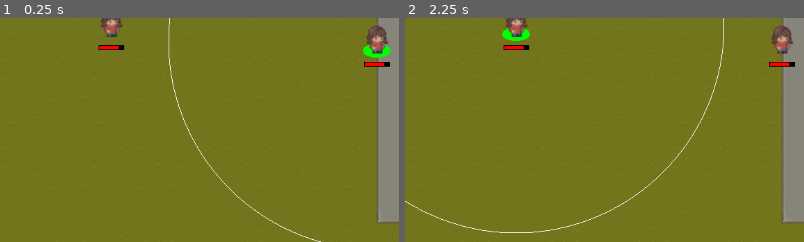
Above: before the commit, frames 1-2 (left to right).
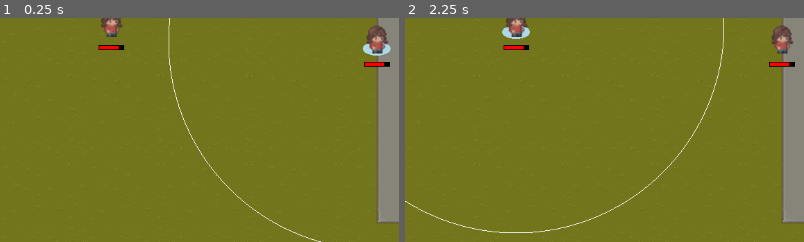
Above: after the commit, the same moments.

Repository: arlopurcell/tactical_artificer
Game: Godot game, scene res://root.tscn
Same seed, same stepped clock (60 frames per second), same inputs: the game is played once before the commit and once after it.
Inputs:
- Up to frame 1 (0.25 s): no input
- Up to frame 2 (2.25 s): click "End Turn" at 0.5 s; click "End Turn" at 1.25 s; click "End Turn" at 2 s
The pictures show only the part of the screen within x 6-56%, y 48-98%; the shares and areas given below are measured in that part.

The runs differ from the first frame. In frame 1, 0.3% of the frame differs, in the area x 90-98%, y 10-18%; in frame 2, 0.3%.

Commit message:
mob props refactor

Diff:
--- a/BeamSpell.gd
+++ b/BeamSpell.gd
@@ -18,12 +18,12 @@
 
 func _on_area_entered(area):
 	# TODO if it's a targetable thing
-	if state == STATE.TARGETING and area != get_parent():
+	if state == STATE.TARGETING and area != get_parent().find_child("MobProps"):
 		targetted[area] = null
 		area.highlight(Color.RED)
 
 func _on_area_exited(area):
-	if state == STATE.TARGETING and area != get_parent():
+	if state == STATE.TARGETING and area != get_parent().find_child("MobProps"):
 		targetted.erase(area)
 		area.unhighlight()
 
--- a/HealthBar.gd
+++ b/HealthBar.gd
@@ -2,6 +2,15 @@
 
 var height = 5.0
 var width = 35.0
+
+@export var color = Color.RED : set = _set_color, get = _get_color
+
+func _set_color(new_color):
+	color = new_color
+	queue_redraw()
+
+func _get_color():
+	return color
 
 var value = 1.0 : set = _set_value, get = _get_value
 
@@ -15,4 +24,4 @@
 
 func _draw():
 	draw_rect(Rect2(Vector2(-18., 29.), Vector2(width + 2., height + 2.)), Color.BLACK)
-	draw_rect(Rect2(Vector2(-17., 30.), Vector2(width * value, height)), Color.RED)
+	draw_rect(Rect2(Vector2(-17., 30.), Vector2(width * value, height)), color)
--- a/SelectionCircle.gd
+++ b/SelectionCircle.gd
@@ -1,6 +1,6 @@
 extends Node2D
 
-@export var color = Color.GREEN : set = _set_color, get = _get_color
+@export var color = Color.BLUE : set = _set_color, get = _get_color
 
 var radius = 20.0
 
--- a/TurnController.gd
+++ b/TurnController.gd
@@ -8,8 +8,6 @@
 func start_turns():
 	for child in get_children():
 		child.turn_ended.connect(_on_turn_ended)
-	print("starting turn for: ")
-	print(get_child(turn_index))
 	get_child(turn_index).start_turn()
 
 func end_turn():
--- a/mob.gd
+++ b/mob.gd
@@ -1,10 +1,13 @@
-extends Area2D
+extends Node2D
 
 @export var walking_speed = 50.0
 @export var movement_range = 300.0
 
 @onready
-var navigation_agent: NavigationAgent2D = $NavigationAgent2D
+var props = $MobProps
+
+@onready
+var navigation_agent: NavigationAgent2D = mp("NavigationAgent2D")
 
 signal turn_ended
 
@@ -13,12 +16,16 @@
 var health = 100.0 : set = _set_health, get = _get_health
 var max_health = 124.0
 
+
 func _get_health():
 	return health
 
+func mp(prop: String):
+	return props.find_child(prop)
+
 func _set_health(new_health):
 	health = new_health
-	$HealthBar.value = health / max_health
+	mp("HealthBar").value = health / max_health
 
 func damage(value):
 	anim_damage()
@@ -32,24 +39,22 @@
 func _ready():
 	navigation_agent.path_desired_distance = 4.0
 	navigation_agent.target_desired_distance = 4.0
-	$HealthBar.value = health / max_health
+	mp("HealthBar").value = health / max_health
+	mp("RangeMarker").radius = movement_range
 
 func set_navigation_map(m: RID):
 	navigation_agent.set_navigation_map(m)
 
 func start_turn():
-	print("starting turn in mob")
-	pass
+	# Set up range marker
+	starting_pos = position
+	mp("RangeMarker").position = starting_pos - position
+	mp("RangeMarker").queue_redraw()
+	mp("RangeMarker").show()
 
 func end_turn():
+	mp("RangeMarker").hide()
 	turn_ended.emit()
-
-func highlight(color: Color):
-	$SelectionCircle.color = color
-	$SelectionCircle.show()
-
-func unhighlight():
-	$SelectionCircle.hide()
 
 func anim_walk_left():
 	pass
@@ -93,3 +98,5 @@
 		navigation_agent.target_position = position
 	else:
 		translate(travel)
+
+	mp("RangeMarker").position = starting_pos - position
--- /dev/null
+++ b/mob_props.gd
@@ -0,0 +1,17 @@
+extends Area2D
+
+@export var healthbar_color: Color = Color.GREEN : set = _set_healthbar_color, get = _get_healthbar_color
+
+func _set_healthbar_color(new_healthbar_color):
+	healthbar_color = new_healthbar_color
+	$HealthBar.color = new_healthbar_color
+
+func _get_healthbar_color():
+	return healthbar_color
+
+func highlight(color: Color):
+	$SelectionCircle.color = color
+	$SelectionCircle.show()
+
+func unhighlight():
+	$SelectionCircle.hide()
--- /dev/null
+++ b/mob_props.tscn
@@ -0,0 +1,30 @@
+[gd_scene load_steps=6 format=3 uid="uid://crtc3n60tev3x"]
+
+[ext_resource type="Script" path="res://SelectionCircle.gd" id="1_ir0vm"]
+[ext_resource type="Script" path="res://mob_props.gd" id="1_q5v7n"]
+[ext_resource type="Script" path="res://RangeMarker.gd" id="2_0roiu"]
+[ext_resource type="Script" path="res://HealthBar.gd" id="3_y38kv"]
+
+[sub_resource type="RectangleShape2D" id="RectangleShape2D_cnvfg"]
+size = Vector2(30, 30)
+
+[node name="MobProps" type="Area2D"]
+script = ExtResource("1_q5v7n")
+
+[node name="CollisionShape2D" type="CollisionShape2D" parent="."]
+shape = SubResource("RectangleShape2D_cnvfg")
+
+[node name="NavigationAgent2D" type="NavigationAgent2D" parent="."]
+
+[node name="SelectionCircle" type="Node2D" parent="."]
+visible = false
+position = Vector2(2.08165e-12, 10)
+scale = Vector2(1, 0.5)
+script = ExtResource("1_ir0vm")
+
+[node name="RangeMarker" type="Node2D" parent="."]
+visible = false
+script = ExtResource("2_0roiu")
+
+[node name="HealthBar" type="Node2D" parent="."]
+script = ExtResource("3_y38kv")
--- a/player.gd
+++ b/player.gd
@@ -4,28 +4,16 @@
 
 var state = STATE.WAITING
 
-# Called when the node enters the scene tree for the first time.
-func _ready():
-	super._ready()
-	$RangeMarker.radius = movement_range
-
 
 func start_turn():
 	super.start_turn()
 	state = STATE.MOVING
 
-	# Set up range marker
-	starting_pos = position
-	$RangeMarker.position = starting_pos - position
-	$RangeMarker.queue_redraw()
-	$RangeMarker.show()
-
-	highlight(Color.GREEN)
+	$MobProps.highlight(Color.LIGHT_BLUE)
 
 func end_turn():
 	state = STATE.WAITING
-	$RangeMarker.hide()
-	unhighlight()
+	$MobProps.unhighlight()
 	$BeamSpell.finish()
 	super.end_turn()
 
@@ -56,10 +44,6 @@
 func anim_die():
 	pass
 
-func _physics_process(delta):
-	super._physics_process(delta)
-	$RangeMarker.position = starting_pos - position
-
 func _input(event):
 	if state == STATE.MOVING:
 		if event.is_action_pressed("cast1"):
@@ -77,6 +61,6 @@
 				$BeamSpell.finish()
 			elif event.button_index == MOUSE_BUTTON_LEFT:
 				for mob in $BeamSpell.targetted:
-					mob.damage($BeamSpell.damage)
+					mob.get_parent().damage($BeamSpell.damage)
 				$BeamSpell.finish()
 				end_turn()
--- a/player.tscn
+++ b/player.tscn
@@ -1,15 +1,10 @@
-[gd_scene load_steps=13 format=3 uid="uid://chpb4jyqs3ces"]
+[gd_scene load_steps=10 format=3 uid="uid://chpb4jyqs3ces"]
 
 [ext_resource type="Script" path="res://player.gd" id="1_mxhpc"]
 [ext_resource type="Texture2D" uid="uid://dmgb2321mssu8" path="res://assets/player.png" id="2_xdt7w"]
 [ext_resource type="Script" path="res://BeamSpell.gd" id="3_vdevf"]
 [ext_resource type="Script" path="res://TargetRect.gd" id="4_i31qc"]
-[ext_resource type="Script" path="res://SelectionCircle.gd" id="5_ux4px"]
-[ext_resource type="Script" path="res://RangeMarker.gd" id="6_57s3n"]
-[ext_resource type="Script" path="res://HealthBar.gd" id="7_xcjm4"]
-
-[sub_resource type="RectangleShape2D" id="RectangleShape2D_1togq"]
-size = Vector2(30, 30)
+[ext_resource type="PackedScene" uid="uid://crtc3n60tev3x" path="res://mob_props.tscn" id="5_8lp6l"]
 
 [sub_resource type="Animation" id="Animation_h650g"]
 resource_name = "stand"
@@ -152,9 +147,6 @@
 script = ExtResource("1_mxhpc")
 metadata/_edit_group_ = true
 
-[node name="CollisionShape2D" type="CollisionShape2D" parent="."]
-shape = SubResource("RectangleShape2D_1togq")
-
 [node name="AnimationPlayer" type="AnimationPlayer" parent="."]
 libraries = {
 "": SubResource("AnimationLibrary_e1hkh")
@@ -204,8 +196,6 @@
 hframes = 8
 vframes = 12
 frame = 67
-
-[node name="NavigationAgent2D" type="NavigationAgent2D" parent="."]
 
 [node name="BeamSpell" type="Area2D" parent="."]
 collision_layer = 128
@@ -223,15 +213,4 @@
 shape = SubResource("RectangleShape2D_cln8p")
 debug_color = Color(0.917647, 0, 0.705882, 0.65098)
 
-[node name="SelectionCircle" type="Node2D" parent="."]
-visible = false
-position = Vector2(2.08165e-12, 13)
-scale = Vector2(1, 0.5)
-script = ExtResource("5_ux4px")
-
-[node name="RangeMarker" type="Node2D" parent="."]
-visible = false
-script = ExtResource("6_57s3n")
-
-[node name="HealthBar" type="Node2D" parent="."]
-script = ExtResource("7_xcjm4")
+[node name="MobProps" parent="." instance=ExtResource("5_8lp6l")]
